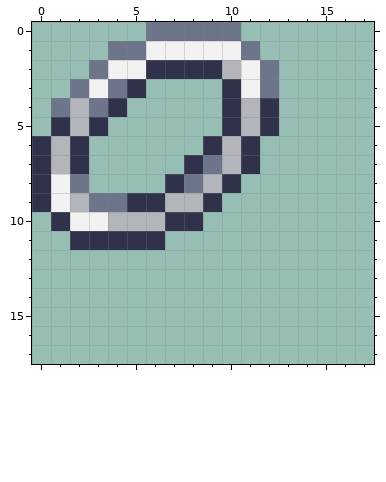
A pixel-art sprite gets an edit: Content/Systems/Keys/Keychains/Keychain.png. That is the earlier state.
The file is 36x36 pixels, drawn in blocks of 2x2; one block is one cell here.
The same view after the edit:
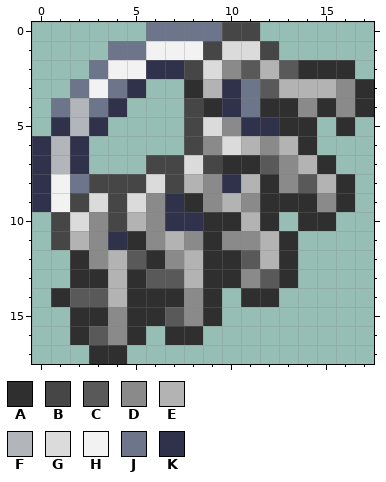
Palette (. is transparent): A #2f2f2f  B #464646  C #595959  D #8a8a8a  E #b3b3b3  F #b2b6ba  G #dbdbdb  H #f2f2f3  J #6c7589  K #30314a
Change:
y 0: x 10..11 J. -> BB
y 1: x 9..12 HHJ. -> BGGB
y 2: x 8..16 KKFHJ.... -> BGDCECAAA
y 3: x 8..9 .. -> AE; x 11..17 HJ..... -> JCEEEDA
y 4: x 8..9 .. -> BA; x 11..17 FK..... -> JAADADA
y 5: x 8..11 ..KF -> BGDK; x 13..14 .. -> AA; x 16 . -> A
y 6: x 8..14 .KFK... -> BDGEDEA
y 7: x 6..15 ..KJFK.... -> BBGBAACDEA
y 8: x 3..9 ....KJF -> BBBGBED; x 11..16 ...... -> EADCEA
y 9: x 2..16 FJJKKFFK....... -> BGBGDKADEDAAADA
y 10: x 1..6 KHHFFF -> BGDBED; x 9..12 .... -> AAEA; x 14..15 .. -> AA
y 11: x 1..3 .KK -> BED; x 5..13 KK....... -> ADEDADDEA
y 12: x 2..13 ............ -> ADECADEAACEA
y 13: x 2..13 ............ -> AAEACCEAADCA
y 14: x 1..9 ......... -> ACCEAAADA; x 11..12 .. -> AA
y 15: x 2..9 ........ -> AADAACDA
y 16: x 2..5 .... -> ACDA; x 7..8 .. -> AA
y 17: x 3..4 .. -> AA
